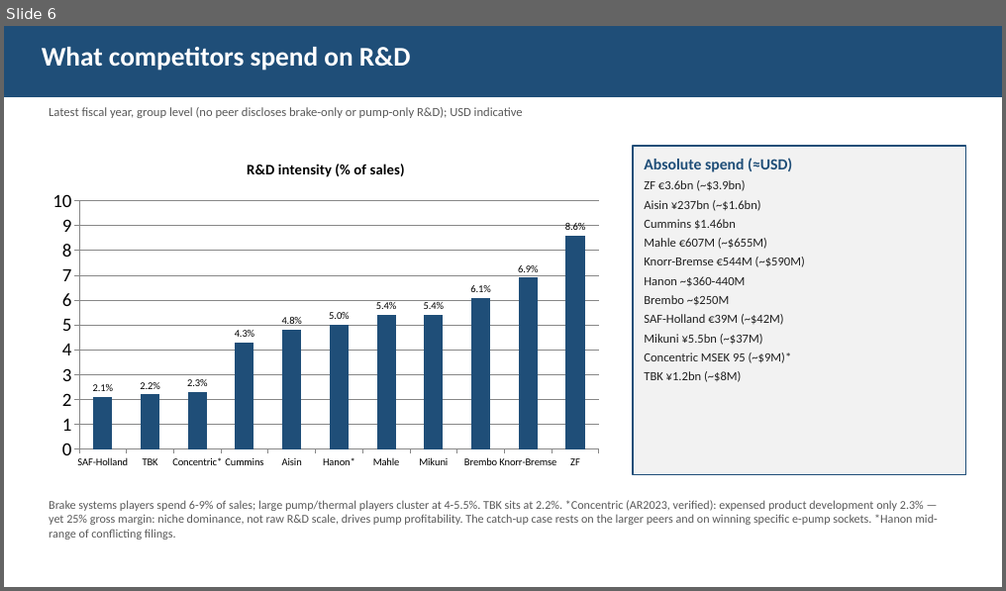
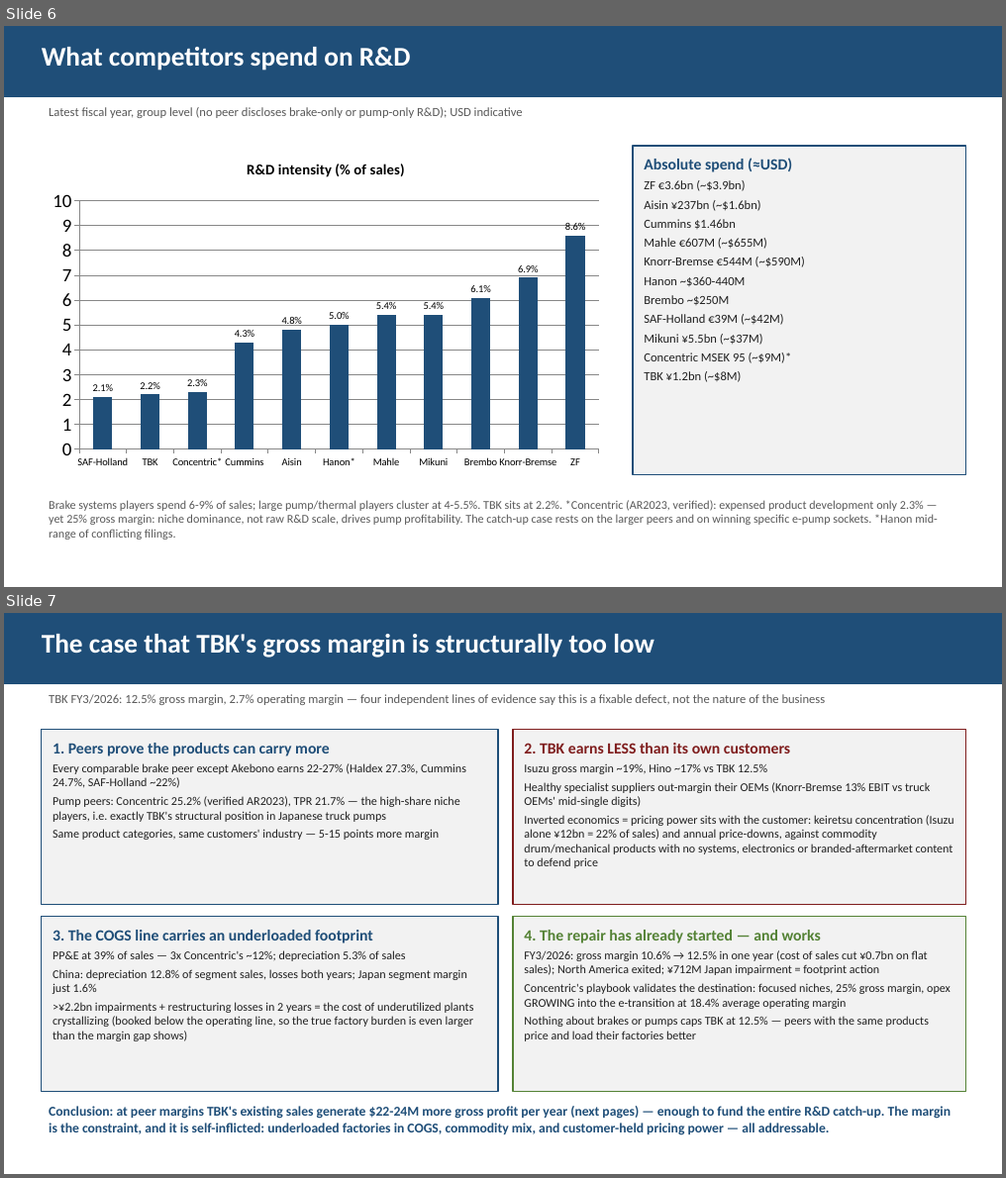
Before and after one commit to charette-lab/Claude, a slide deck: TBK_rd_gap_slides.pptx. Shown one above the other, each under a label of ours: slide 6 before the commit, slides 6 and 7 after it. The pictures are 1006x591 and 1006x1178 pixels, drawn with LibreOffice and Linux fonts; fonts in the diff are those of the drawing. Boxes give left, top, right and bottom in pixels: in the first picture for what was removed or moved away, otherwise in the second. Text is boxed around its words. In the diff, an @@ line names an element or a change of style, - is before the commit and + after.

```diff
--- a/TBK_rd_gap_slides.pptx
+++ b/TBK_rd_gap_slides.pptx
@@ slide 7 added at (x1=4, y1=613, x2=1002, y2=1174), background #FFFFFF @@
@@ rectangle added at (x1=4, y1=613, x2=1002, y2=684), fill #1F4E78, 26 pt, text #FFFFFF, bold @@
+The case that TBK's gross margin is structurally too low
@@ text added at (x1=49, y1=694, x2=826, y2=705), 12 pt, text #595959 @@
+TBK FY3/2026: 12.5% gross margin, 2.7% operating margin — four independent lines of evidence say this is a fixable defect, not the nature of the business
@@ rectangle added at (x1=42, y1=729, x2=498, y2=905), fill #F2F2F2, outline #1F4E78 1.25 pt, 11.5 pt, text #202020 @@
+1. Peers prove the products can carry more
+Every comparable brake peer except Akebono earns 22-27% (Haldex 27.3%, Cummins 24.7%, SAF-Holland ~22%)
+Pump peers: Concentric 25.2% (verified AR2023), TPR 21.7% — the high-share niche players, i.e. exactly TBK's structural position in Japanese truck pumps
+Same product categories, same customers' industry — 5-15 points more margin
@@ rectangle added at (x1=513, y1=729, x2=966, y2=905), fill #F2F2F2, outline #7F1D1D 1.25 pt, 11.5 pt, text #202020 @@
+2. TBK earns LESS than its own customers
+Isuzu gross margin ~19%, Hino ~17% vs TBK 12.5%
+Healthy specialist suppliers out-margin their OEMs (Knorr-Bremse 13% EBIT vs truck OEMs' mid-single digits)
+Inverted economics = pricing power sits with the customer: keiretsu concentration (Isuzu alone ¥12bn = 22% of sales) and annual price-downs, against commodity drum/mechanical products with no systems, electronics or branded-aftermarket content to defend price
@@ rectangle added at (x1=42, y1=916, x2=498, y2=1092), fill #F2F2F2, outline #1F4E78 1.25 pt, 11.5 pt, text #202020 @@
+3. The COGS line carries an underloaded footprint
+PP&E at 39% of sales — 3x Concentric's ~12%; depreciation 5.3% of sales
+China: depreciation 12.8% of segment sales, losses both years; Japan segment margin just 1.6%
+>¥2.2bn impairments + restructuring losses in 2 years = the cost of underutilized plants crystallizing (booked below the operating line, so the true factory burden is even larger than the margin gap shows)
@@ rectangle added at (x1=513, y1=916, x2=966, y2=1092), fill #F2F2F2, outline #548235 1.25 pt, 11.5 pt, text #202020 @@
+4. The repair has already started — and works
+FY3/2026: gross margin 10.6% → 12.5% in one year (cost of sales cut ¥0.7bn on flat sales); North America exited; ¥712M Japan impairment = footprint action
+Concentric's playbook validates the destination: focused niches, 25% gross margin, opex GROWING into the e-transition at 18.4% average operating margin
+Nothing about brakes or pumps caps TBK at 12.5% — peers with the same products price and load their factories better
@@ text added at (x1=49, y1=1106, x2=951, y2=1136), 13 pt, text #1F4E78, bold @@
+Conclusion: at peer margins TBK's existing sales generate $22-24M more gross profit per year (next pages) — enough to fund the entire R&D catch-up. The margin is the constraint, and it is self-inflicted: underloaded factories in COGS, commodity mix, and customer-held pricing power — all addressable.
```
Also in this commit, not shown: 1 other file.
